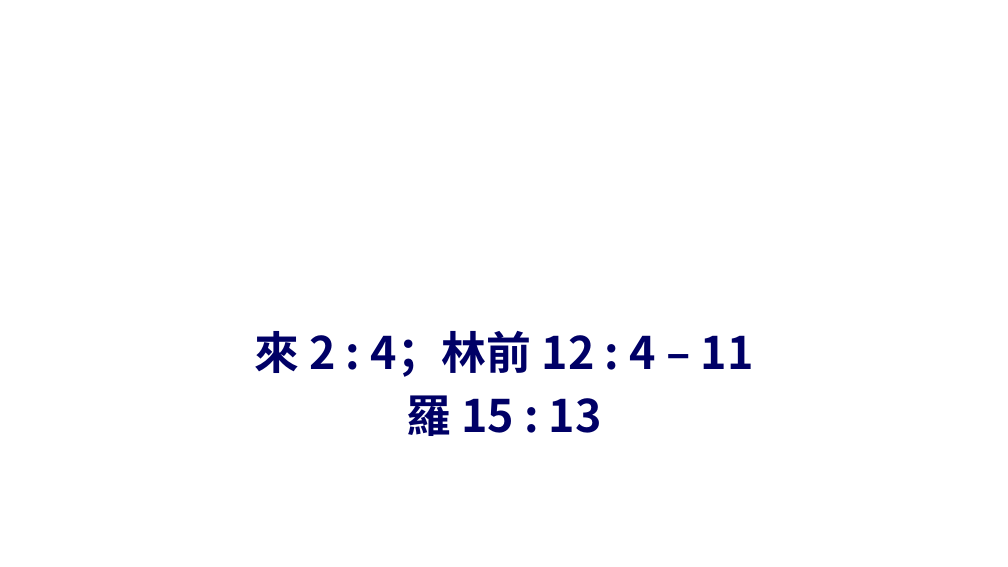
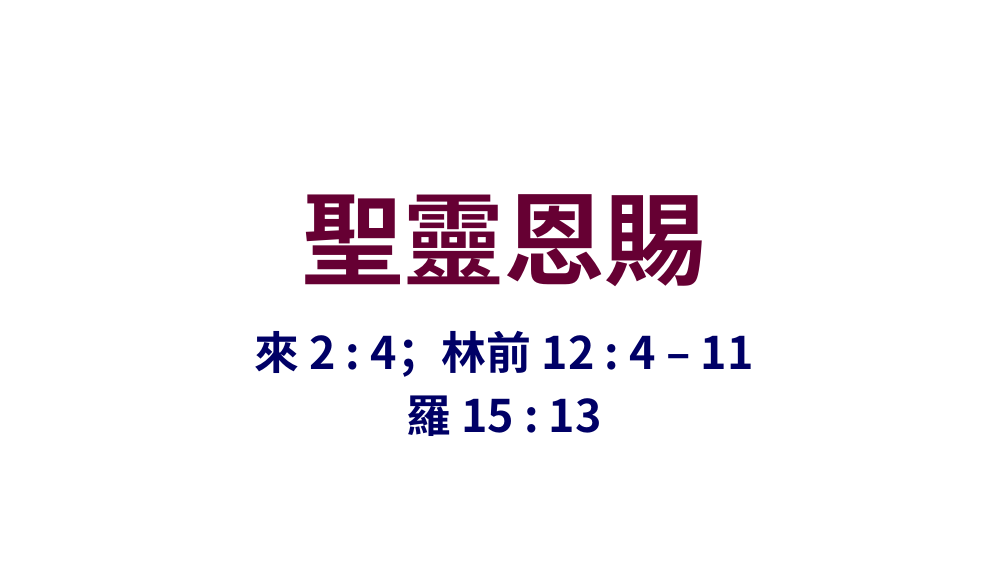
Before and after one commit to batisuoc/worship-resources, a slide deck: slide 1 of 14聖靈恩賜.pptx. Drawn at 1008x567 pixels with LibreOffice and Linux fonts; fonts in the diff are those of the drawing; background and template pictures are left out. Boxes give left, top, right and bottom in pixels: in the first picture for what was removed or moved away, otherwise in the second. Text is boxed around its words. In the diff, an @@ line names an element or a change of style, - is before the commit and + after.

```diff
--- a/14聖靈恩賜.pptx
+++ b/14聖靈恩賜.pptx
@@ title added at [302, 194, 705, 286], 96 pt, text #660033, bold @@
+聖靈恩賜
```
Also in this commit, not shown: 1 other slide changed, 1 slide removed.
